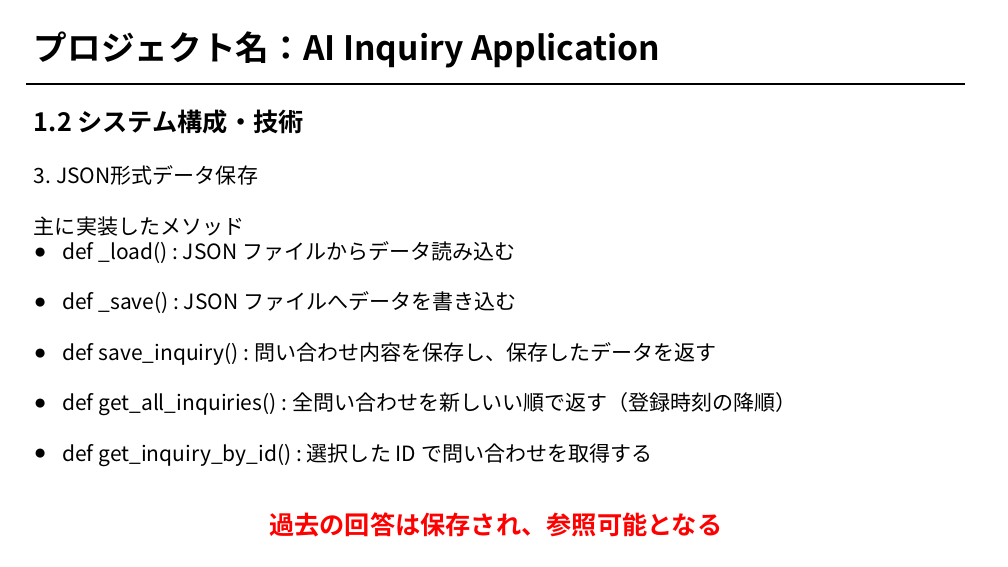
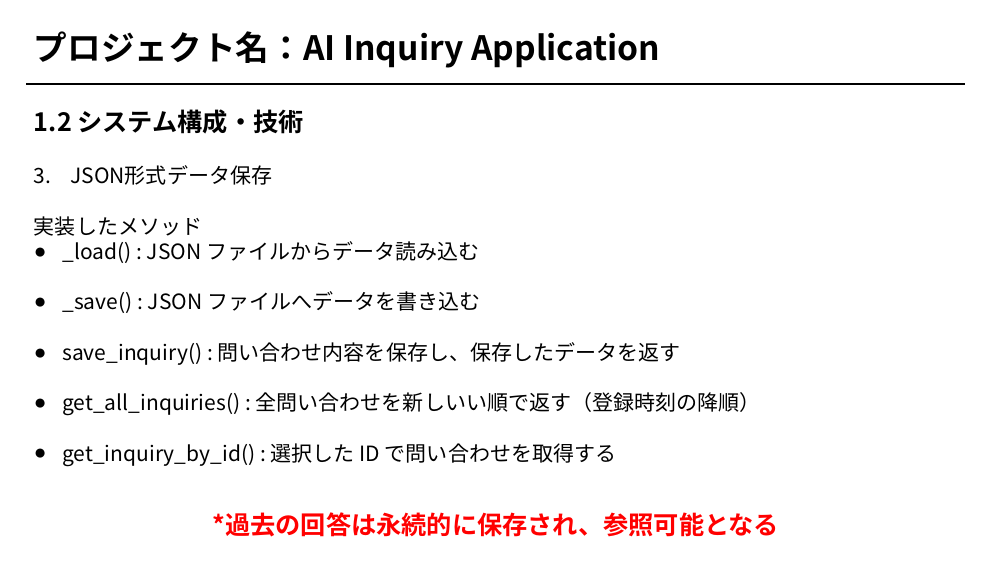
Before and after one commit to Oak-aim/ai-inquiry-application, a slide deck: slide 7 of AI 問い合わせアプリ.pptx. Drawn at 1008x567 pixels with LibreOffice and Linux fonts; fonts in the diff are those of the drawing. Boxes give left, top, right and bottom in pixels: in the first picture for what was removed or moved away, otherwise in the second. Text is boxed around its words. In the diff, an @@ line names an element or a change of style, - is before the commit and + after.

Commit message:
updated

```diff
--- a/AI 問い合わせアプリ.pptx
+++ b/AI 問い合わせアプリ.pptx
@@ text at box(34, 216, 761, 466): text changed @@
-主に実装したメソッド
-● def _load() : JSON ファイルからデータ読み込む
-● def _save() : JSON ファイルへデータを書き込む
-● def save_inquiry() : 問い合わせ内容を保存し、保存したデータを返す
-● def get_all_inquiries() : 全問い合わせを新しいい順で返す（登録時刻の降順）
-● def get_inquiry_by_id() : 選択した ID で問い合わせを取得する
+実装したメソッド
+● _load() : JSON ファイルからデータ読み込む
+● _save() : JSON ファイルへデータを書き込む
+● save_inquiry() : 問い合わせ内容を保存し、保存したデータを返す
+● get_all_inquiries() : 全問い合わせを新しいい順で返す（登録時刻の降順）
+● get_inquiry_by_id() : 選択した ID で問い合わせを取得する
@@ text at box(212, 512, 779, 537): text changed @@
-過去の回答は保存され、参照可能となる
+*過去の回答は永続的に保存され、参照可能となる
```
Also in this commit, not shown: 8 other slides changed.
